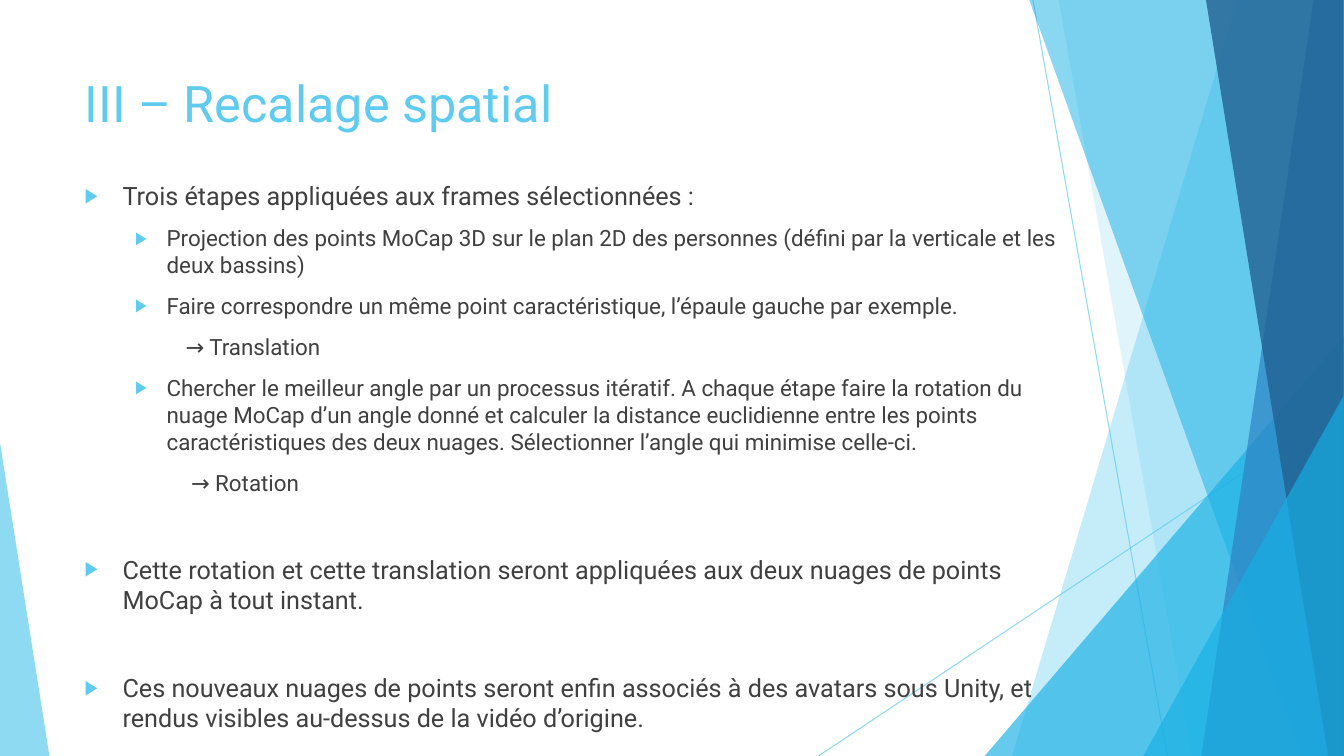
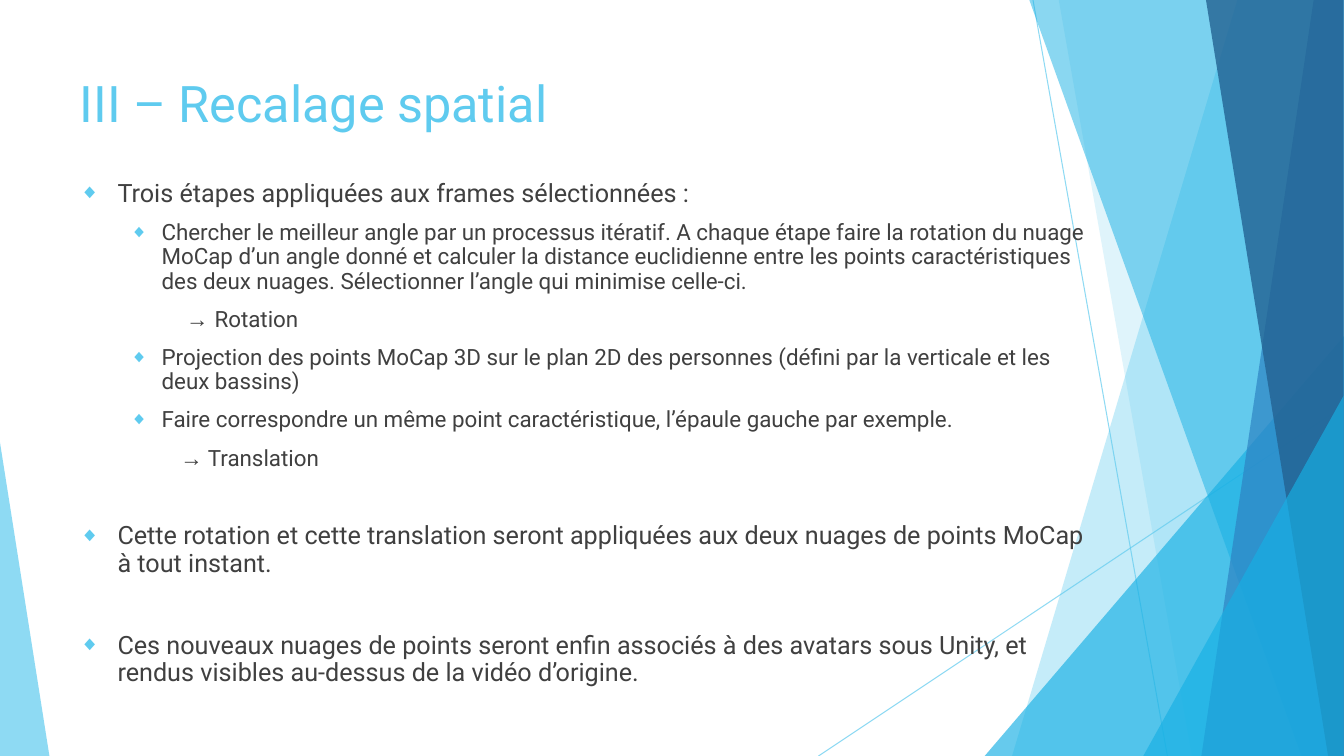
Before and after one commit to marc921/GesteIA, a slide deck: slide 9 of Présentation.pptx. Drawn at 1344x756 pixels with LibreOffice and Linux fonts; fonts in the diff are those of the drawing. Boxes give left, top, right and bottom in pixels: in the first picture for what was removed or moved away, otherwise in the second. Text is boxed around its words. In the diff, an @@ line names an element or a change of style, - is before the commit and + after.

```diff
--- a/Présentation.pptx
+++ b/Présentation.pptx
@@ title "III – Recalage spatial": place and size @@
-title "III – Recalage spatial" at bbox=[85, 84, 552, 133]
+title "III – Recalage spatial" at bbox=[80, 84, 547, 133]
@@ text at bbox=[118, 183, 1084, 687]: font Roboto to Arial in "→"; bullet ▶ to ◆; line spacing 1 to 0.9; indent changed @@
@@ text at bbox=[162, 219, 1084, 327]: paragraphs added @@
+  ◆ Chercher le meilleur angle par un processus itératif. A chaque étape faire la rotation du nuage MoCap d’un angle donné et calculer la distance euclidienne entre les points caractéristiques des deux nuages. Sélectionner l’angle qui minimise celle-ci.
+  → Rotation
@@ triangle removed at bbox=[985, 336, 1344, 756] @@
@@ freeform shape added at bbox=[985, 336, 1344, 756], fill #17B0E4 at 66% opacity @@
@@ text at bbox=[167, 379, 1022, 491]: paragraphs removed @@
-  ▶ Chercher le meilleur angle par un processus itératif. A chaque étape faire la rotation du nuage MoCap d’un angle donné et calculer la distance euclidienne entre les points caractéristiques des deux nuages. Sélectionner l’angle qui minimise celle-ci.
-  → Rotation
```
Also in this commit, not shown: 9 other slides changed.
